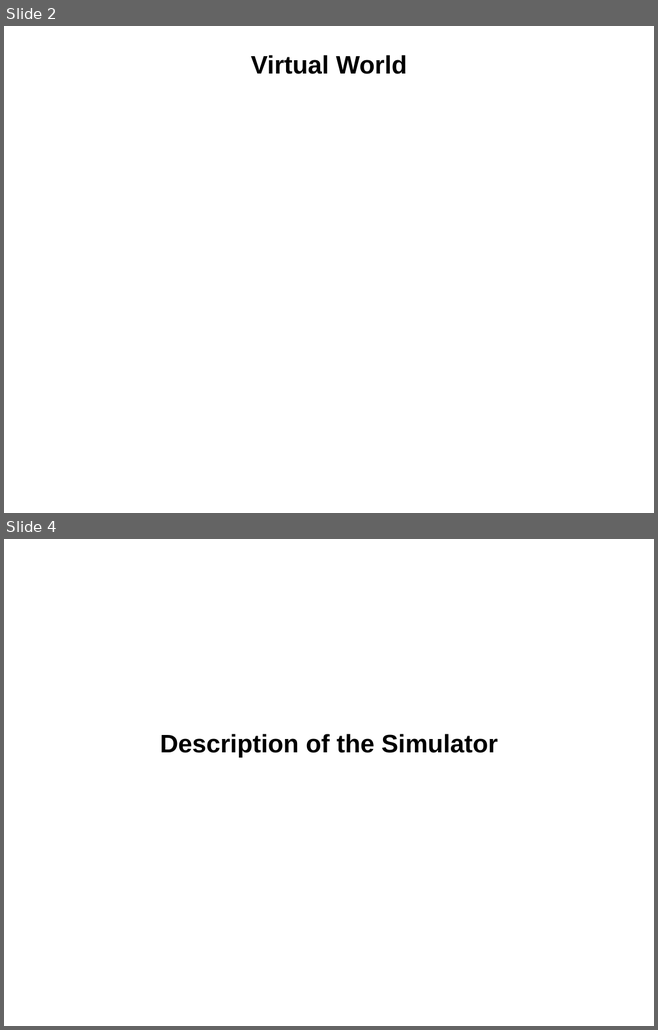
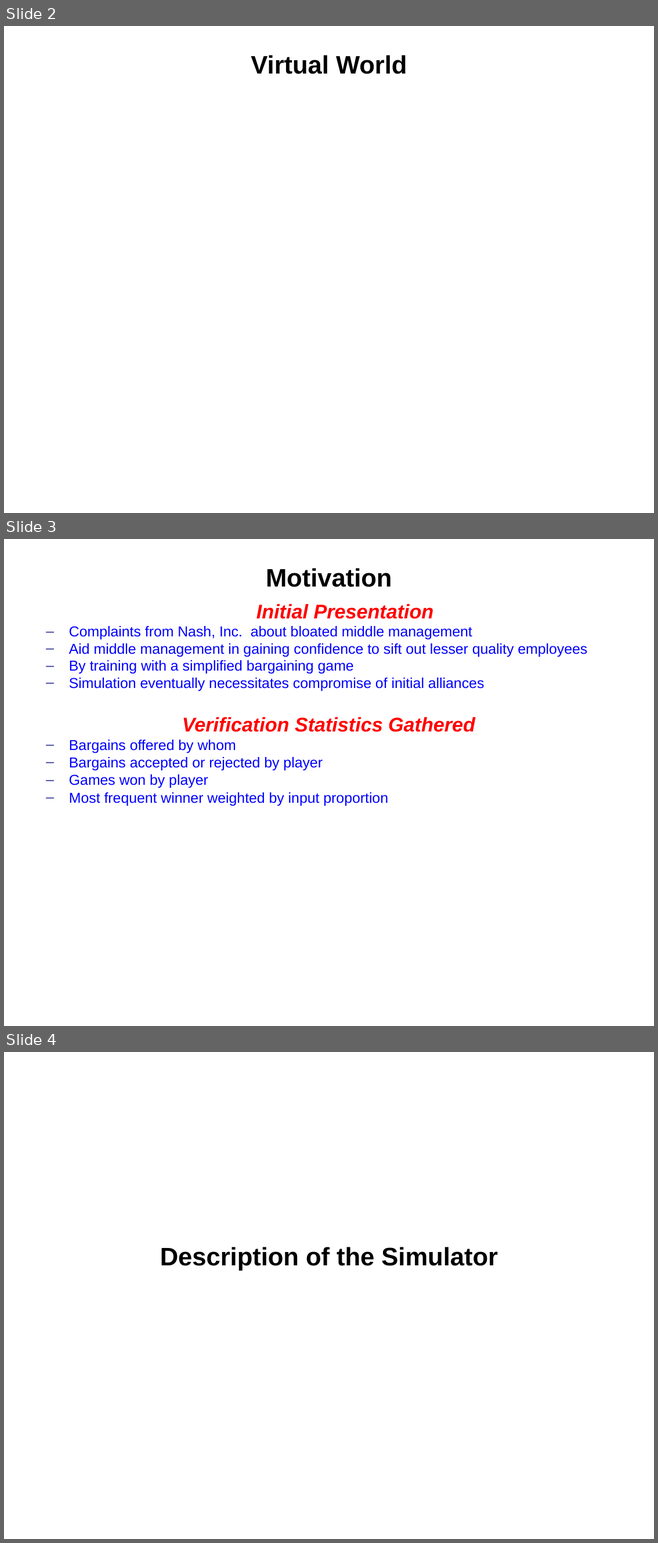
Before and after one commit to Steve132/solongsucker, a slide deck: doc/Presentation.ppt. Shown one above the other, each under a label of ours: slides 2 and 4 before the commit, slides 2, 3 and 4 after it; the slides between them are not shown. The pictures are 658x1030 and 658x1543 pixels, drawn with LibreOffice and Linux fonts; fonts in the diff are those of the drawing. Boxes give left, top, right and bottom in pixels: in the first picture for what was removed or moved away, otherwise in the second. Text is boxed around its words. In the diff, an @@ line names an element or a change of style, - is before the commit and + after.

Commit message:
Added Motivation slide.  Took 15 minutes.

```diff
--- a/doc/Presentation.ppt
+++ b/doc/Presentation.ppt
@@ slide 3 added at [4,539,654,1026], background #FFFFFF @@
@@ title added at [266,568,391,587], 28 pt, text #000000, bold @@
+Motivation
@@ text added at [69,604,587,806], 16 pt, text #0000FF @@
+  Initial Presentation
+  – Complaints from Nash, Inc. about bloated middle management
+  – Aid middle management in gaining confidence to sift out lesser quality employees
+  – By training with a simplified bargaining game
+  – Simulation eventually necessitates compromise of initial alliances
+Verification Statistics Gathered
+  – Bargains offered by whom
+  – Bargains accepted or rejected by player
+  – Games won by player
+  – Most frequent winner weighted by input proportion
```
Also in this commit, not shown: 1 slide removed.
